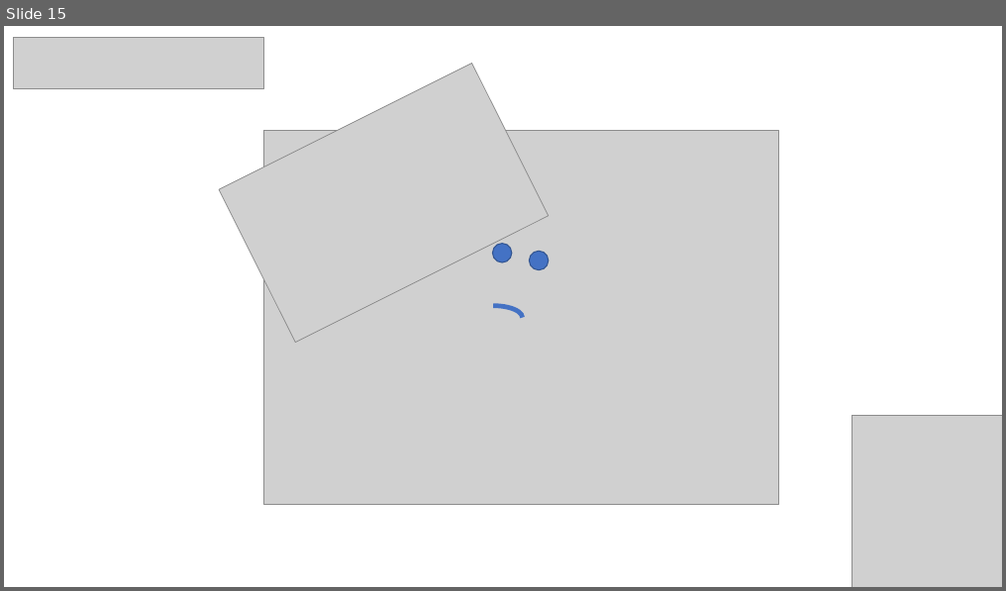
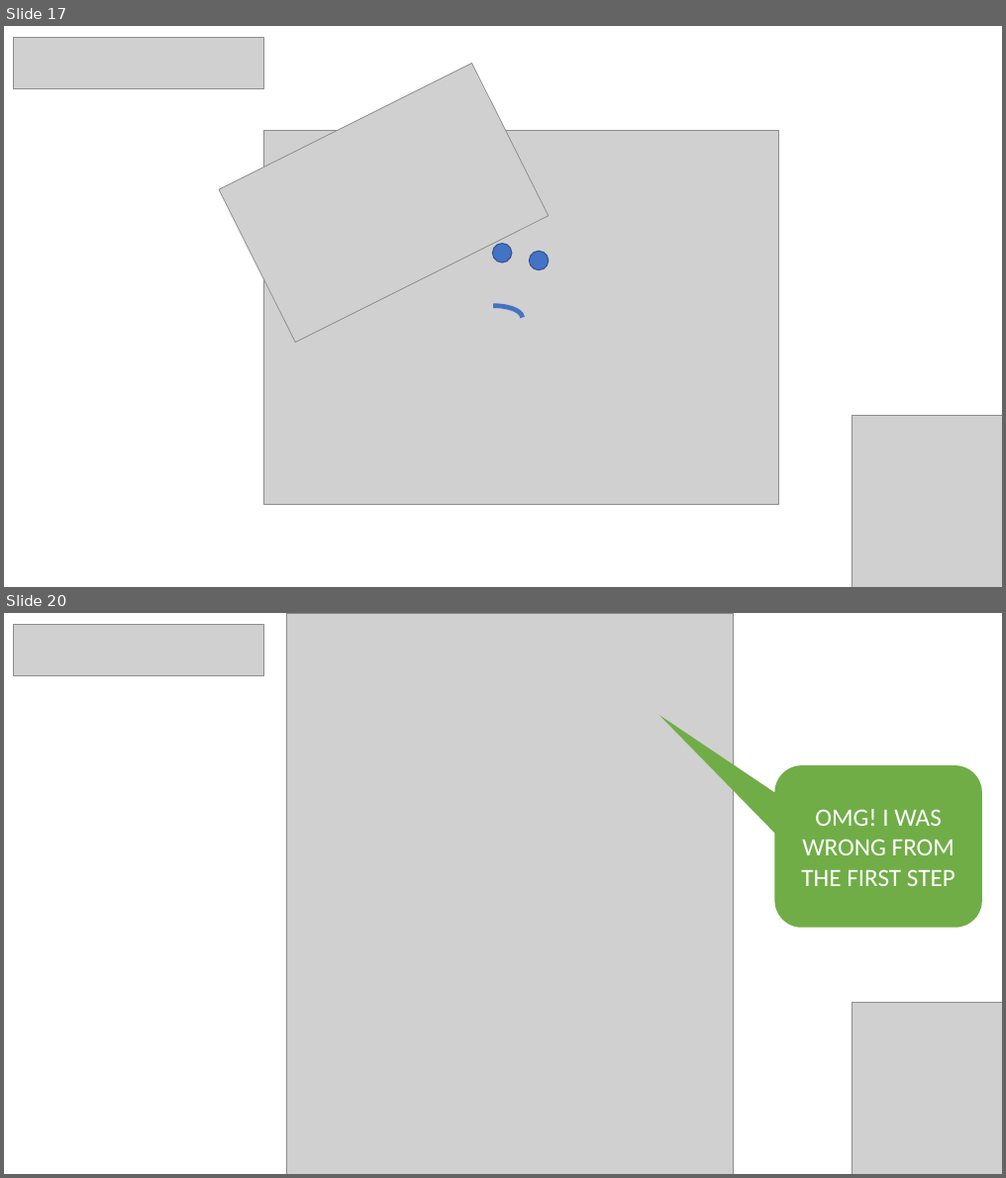
Before and after one commit to green-fox-academy/nguyenannie, a slide deck: week-03/Demo-week03.pptx. Shown one above the other, each under a label of ours: slide 15 before the commit, slides 17 and 20 after it; the slides between them are not shown. The pictures are 1006x591 and 1006x1178 pixels, drawn with LibreOffice and Linux fonts; fonts in the diff are those of the drawing; grey boxes stand for pictures. Boxes give left, top, right and bottom in pixels: in the first picture for what was removed or moved away, otherwise in the second. Text is boxed around its words. In the diff, an @@ line names an element or a change of style, - is before the commit and + after.

```diff
--- a/week-03/Demo-week03.pptx
+++ b/week-03/Demo-week03.pptx
@@ slide 20 added at (x1=4, y1=613, x2=1002, y2=1174), background #FFFFFF @@
@@ picture added at (x1=14, y1=624, x2=264, y2=676) @@
@@ picture added at (x1=287, y1=613, x2=734, y2=1174) @@
@@ rounded speech box added at (x1=775, y1=765, x2=982, y2=928), fill #70AD47, 24 pt, text #FFFFFF @@
+OMG! I WAS WRONG FROM THE FIRST STEP
@@ picture added at (x1=852, y1=1002, x2=1002, y2=1174) @@
@@ what was slide 15 is now slide 17 @@
```
Also in this commit, not shown: 4 slides changed, 13 other slides added, 5 slides removed, 6 other files.
